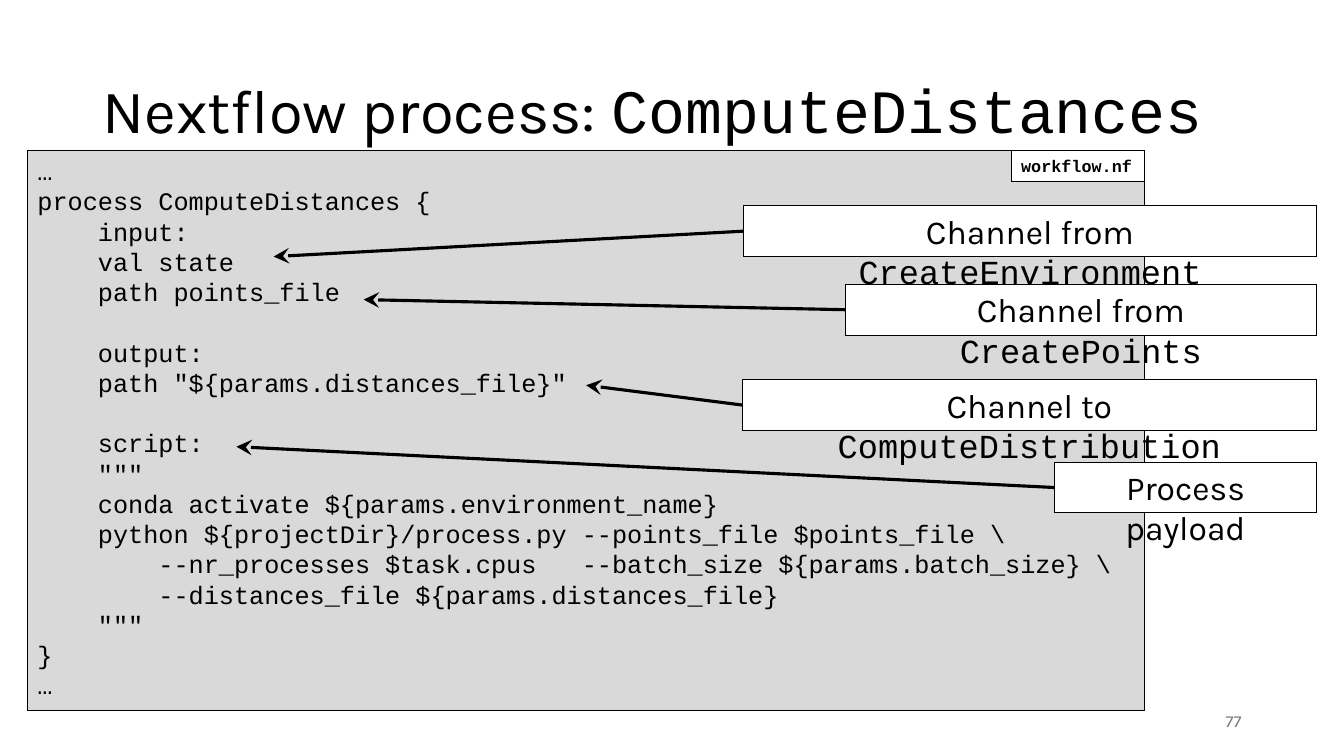
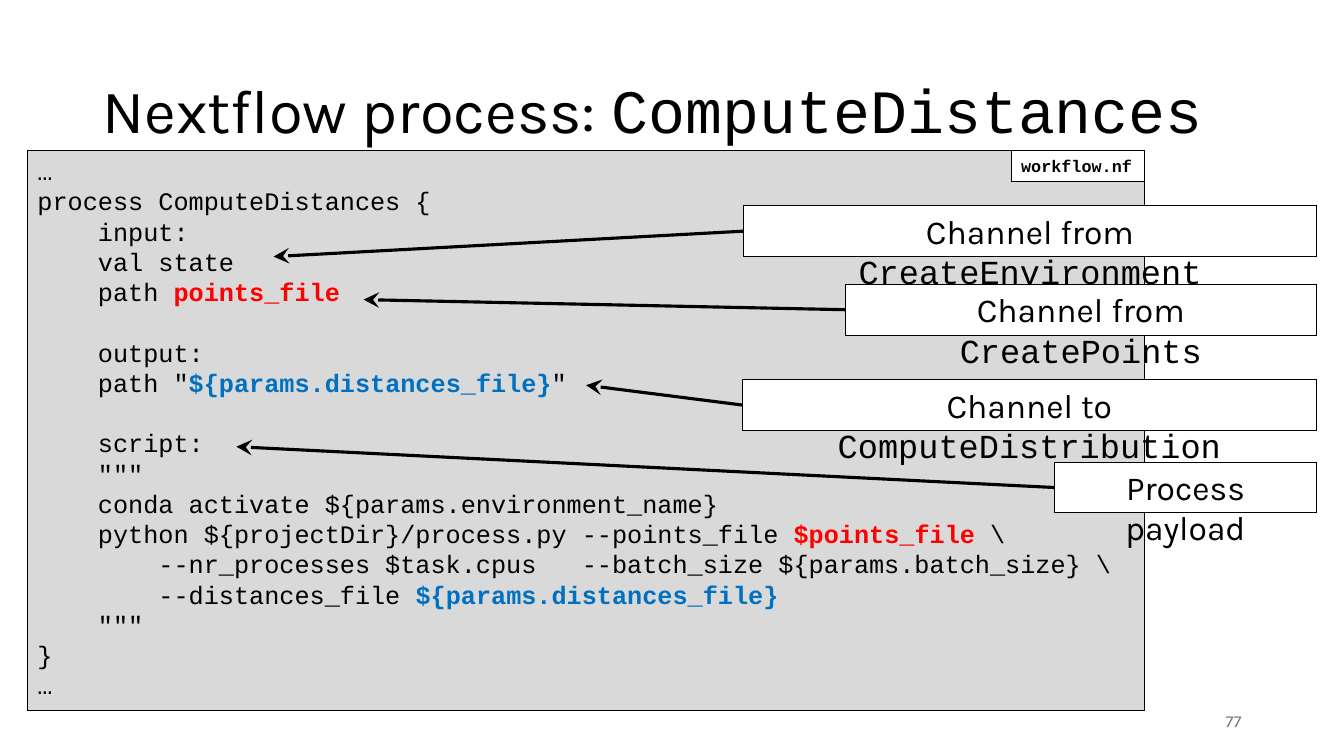
Before and after one commit to gjbex/Workflows-for-HPC, a slide deck: slide 77 of workflow_for_HPC.pptx. Drawn at 1344x756 pixels with LibreOffice and Linux fonts; fonts in the diff are those of the drawing. Boxes give left, top, right and bottom in pixels: in the first picture for what was removed or moved away, otherwise in the second. Text is boxed around its words. In the diff, an @@ line names an element or a change of style, - is before the commit and + after.

```diff
--- a/workflow_for_HPC.pptx
+++ b/workflow_for_HPC.pptx
@@ text in rectangle at <box>98,283,975,610</box>: text colour #000000 to #FF0000 in "points_file", "$points_file"; bold on in "points_file", ""${params.distances_file}"", "$points_file", "${params.distances_file}"; text colour #000000 to #0070C0 in ""${params.distances_file}"", "${params.distances_file}" @@
```
Also in this commit, not shown: 7 other slides changed.
